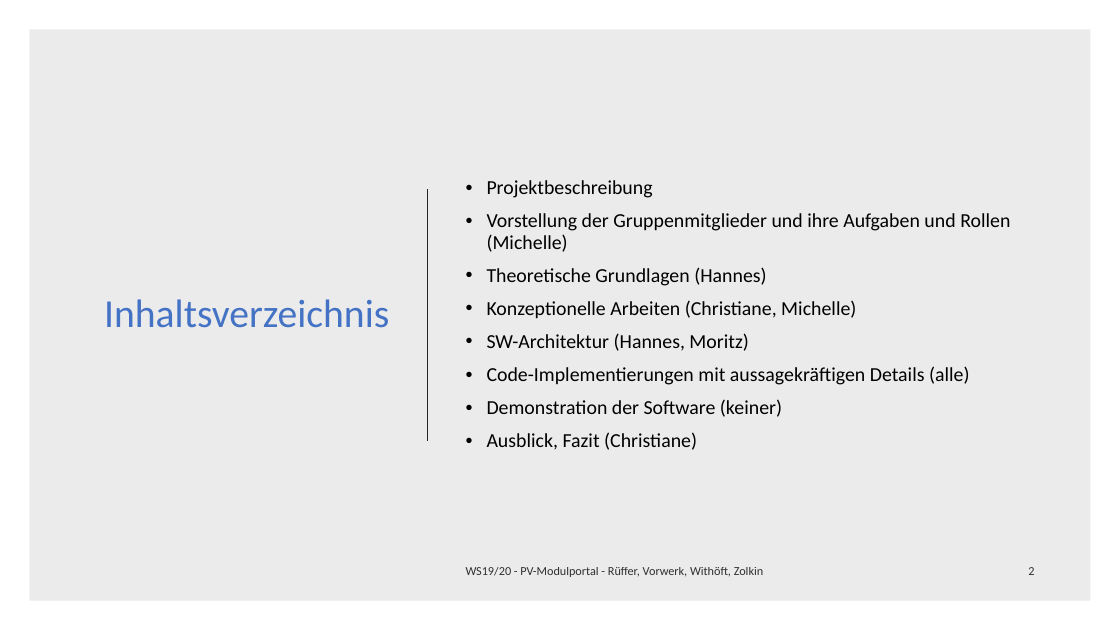
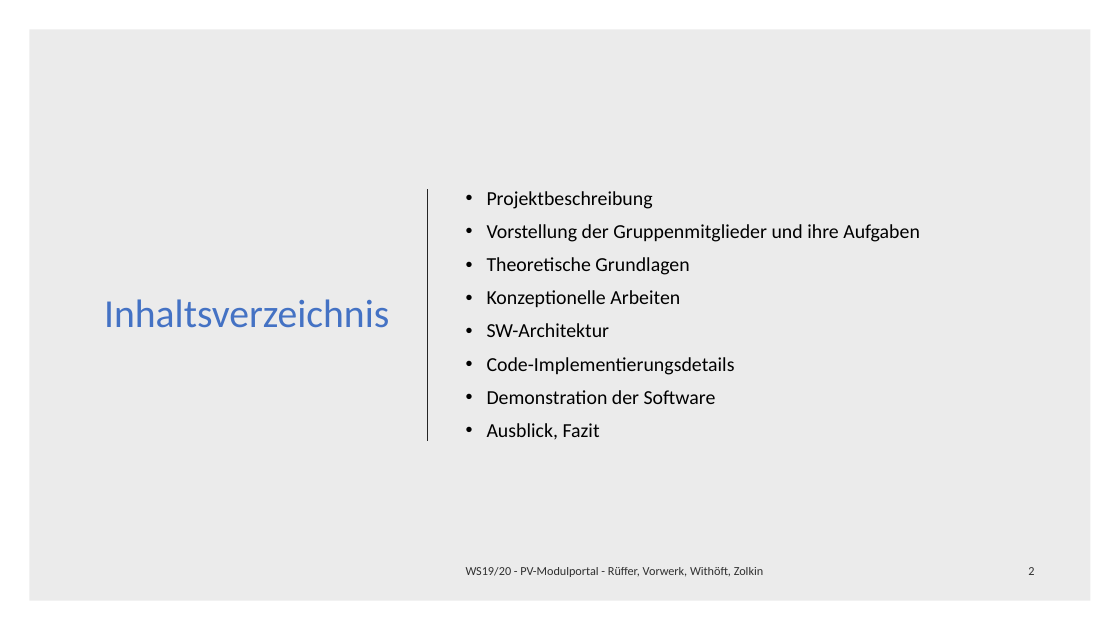
Before and after one commit to mwithoeft/Webengineering, a slide deck: slide 2 of docs/Seminarvortrag.pptx. Drawn at 1120x630 pixels with LibreOffice and Linux fonts; fonts in the diff are those of the drawing. Boxes give left, top, right and bottom in pixels: in the first picture for what was removed or moved away, otherwise in the second. Text is boxed around its words. In the diff, an @@ line names an element or a change of style, - is before the commit and + after.

Commit message:
Updated toc in presentation

```diff
--- a/docs/Seminarvortrag.pptx
+++ b/docs/Seminarvortrag.pptx
@@ text at box(487, 224, 920, 440): text changed @@
-• Vorstellung der Gruppenmitglieder und ihre Aufgaben und Rollen (Michelle)
-• Theoretische Grundlagen (Hannes)
-• Konzeptionelle Arbeiten (Christiane, Michelle)
-• SW-Architektur (Hannes, Moritz)
-• Code-Implementierungen mit aussagekräftigen Details (alle)
-• Demonstration der Software (keiner)
-• Ausblick, Fazit (Christiane)
+• Vorstellung der Gruppenmitglieder und ihre Aufgaben
+• Theoretische Grundlagen
+• Konzeptionelle Arbeiten
+• SW-Architektur
+• Code-Implementierungsdetails
+• Demonstration der Software
+• Ausblick, Fazit
```
